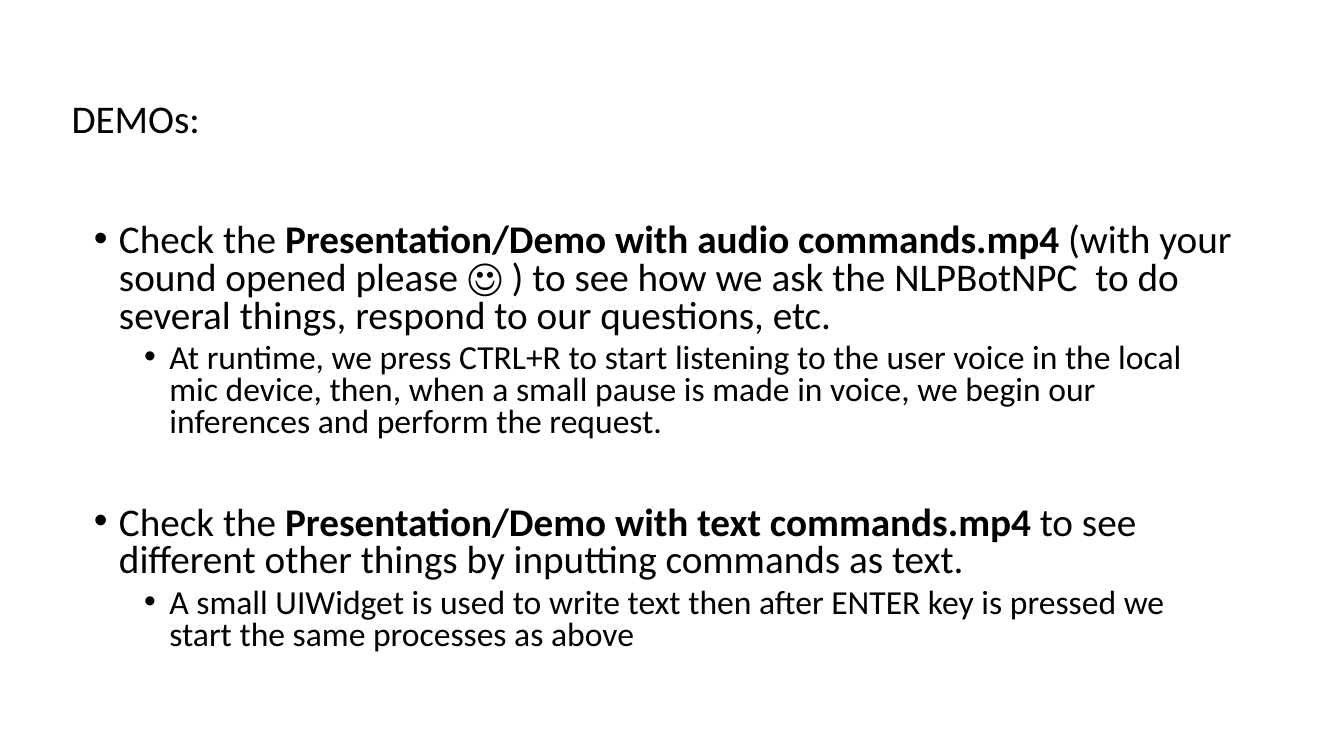
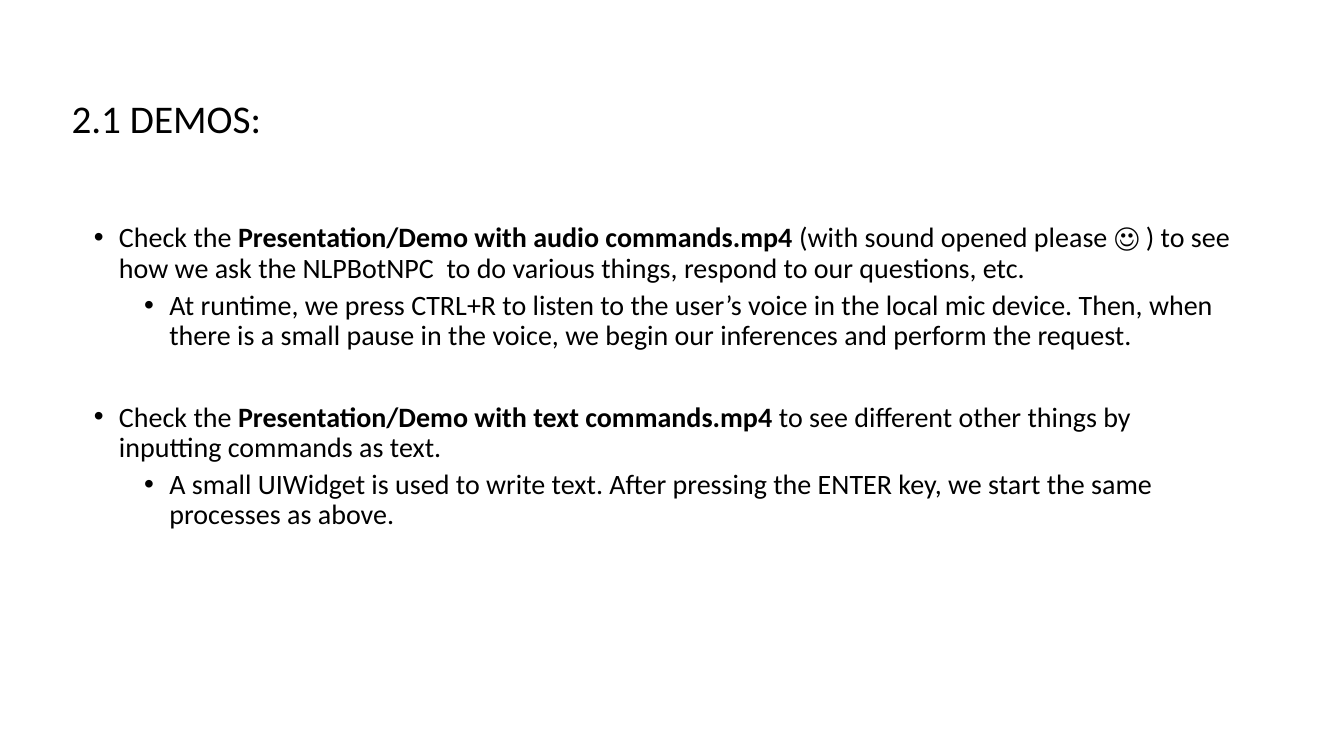
Before and after one commit to AGAPIA/NLPForVideoGames, a slide deck: slide 5 of Presentation/Slides.pptx (slide 4 before the commit). Drawn at 1344x756 pixels with LibreOffice and Linux fonts; fonts in the diff are those of the drawing. Boxes give left, top, right and bottom in pixels: in the first picture for what was removed or moved away, otherwise in the second. Text is boxed around its words. In the diff, an @@ line names an element or a change of style, - is before the commit and + after.

```diff
--- a/Presentation/Slides.pptx
+++ b/Presentation/Slides.pptx
@@ text at <box>72,107,261,134</box>: text changed @@
-DEMOs:
+2.1 DEMOS:
@@ text at <box>119,226,1230,350</box>: text changed; size 24 to 20 pt @@
-• Check the Presentation/Demo with audio commands.mp4 (with your sound opened please ☺ ) to see how we ask the NLPBotNPC to do several things, respond to our questions, etc.
-  • At runtime, we press CTRL+R to start listening to the user voice in the local mic device, then, when a small pause is made in voice, we begin our inferences and perform the request.
+• Check the Presentation/Demo with audio commands.mp4 (with sound opened please ☺ ) to see how we ask the NLPBotNPC to do various things, respond to our questions, etc.
+  • At runtime, we press CTRL+R to listen to the user’s voice in the local mic device. Then, when there is a small pause in the voice, we begin our inferences and perform the request.
@@ text at <box>119,407,1130,462</box>: size 28 to 20 pt in "Check the Presentation/Demo with text commands.mp4 to ..."; line spacing 0.8 to 0.9 @@
@@ text at <box>169,474,1152,529</box>: text changed; size 24 to 20 pt @@
-  • A small UIWidget is used to write text then after ENTER key is pressed we start the same processes as above
+  • A small UIWidget is used to write text. After pressing the ENTER key, we start the same processes as above.
```
Also in this commit, not shown: 12 other slides changed, 2 slides added.
